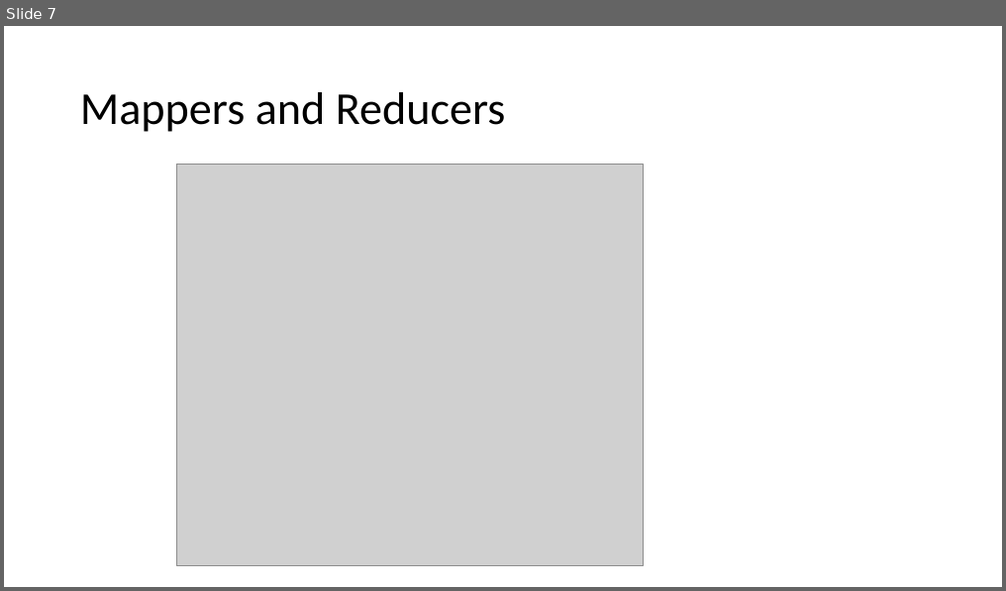
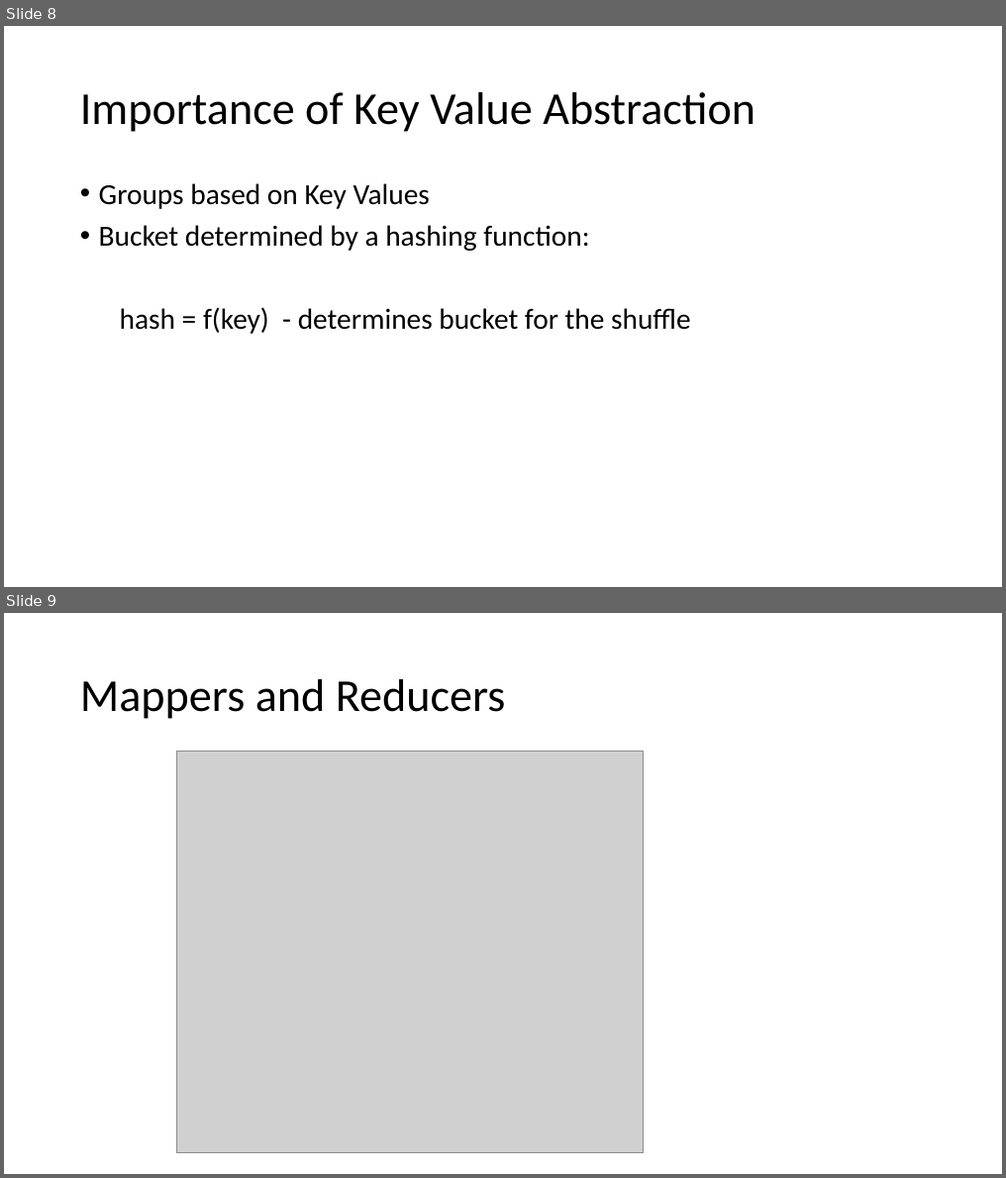
Before and after one commit to marilynwaldman/course, a slide deck: Hadoop/05-MapReduce.pptx. Shown one above the other, each under a label of ours: slide 7 before the commit, slides 8 and 9 after it. The pictures are 1006x591 and 1006x1178 pixels, drawn with LibreOffice and Linux fonts; fonts in the diff are those of the drawing; grey boxes stand for pictures. Boxes give left, top, right and bottom in pixels: in the first picture for what was removed or moved away, otherwise in the second. Text is boxed around its words. In the diff, an @@ line names an element or a change of style, - is before the commit and + after.

```diff
--- a/Hadoop/05-MapReduce.pptx
+++ b/Hadoop/05-MapReduce.pptx
@@ slide 8 added at (4,26,1002,587), background #FFFFFF @@
@@ title added at (80,92,755,132), 44 pt, text #000000 @@
+Importance of Key Value Abstraction
@@ text added at (99,183,691,334), 28 pt, text #000000 @@
+• Groups based on Key Values
+• Bucket determined by a hashing function:
+hash = f(key) - determines bucket for the shuffle
@@ what was slide 7 is now slide 9 @@
```
Also in this commit, not shown: 6 other files.
